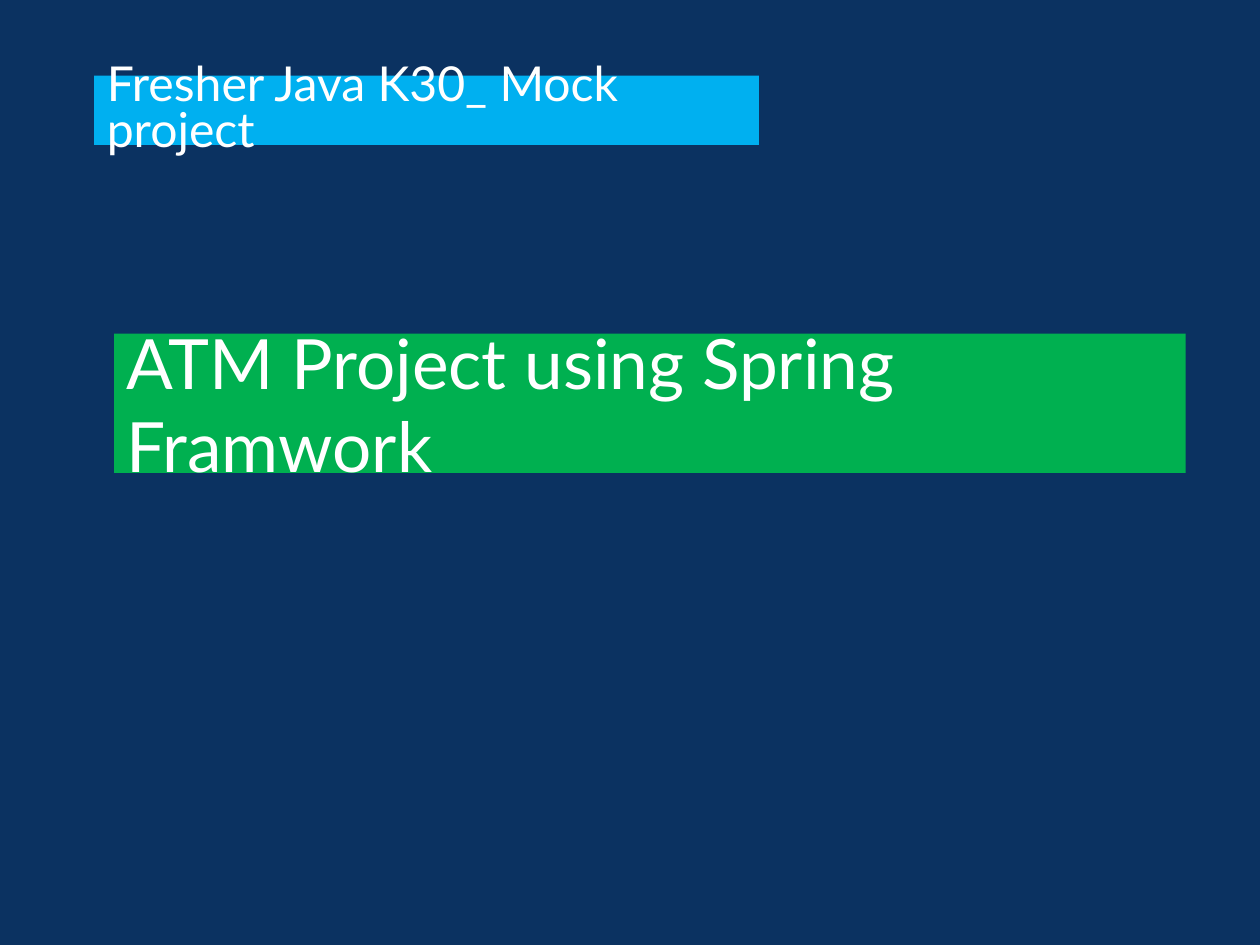
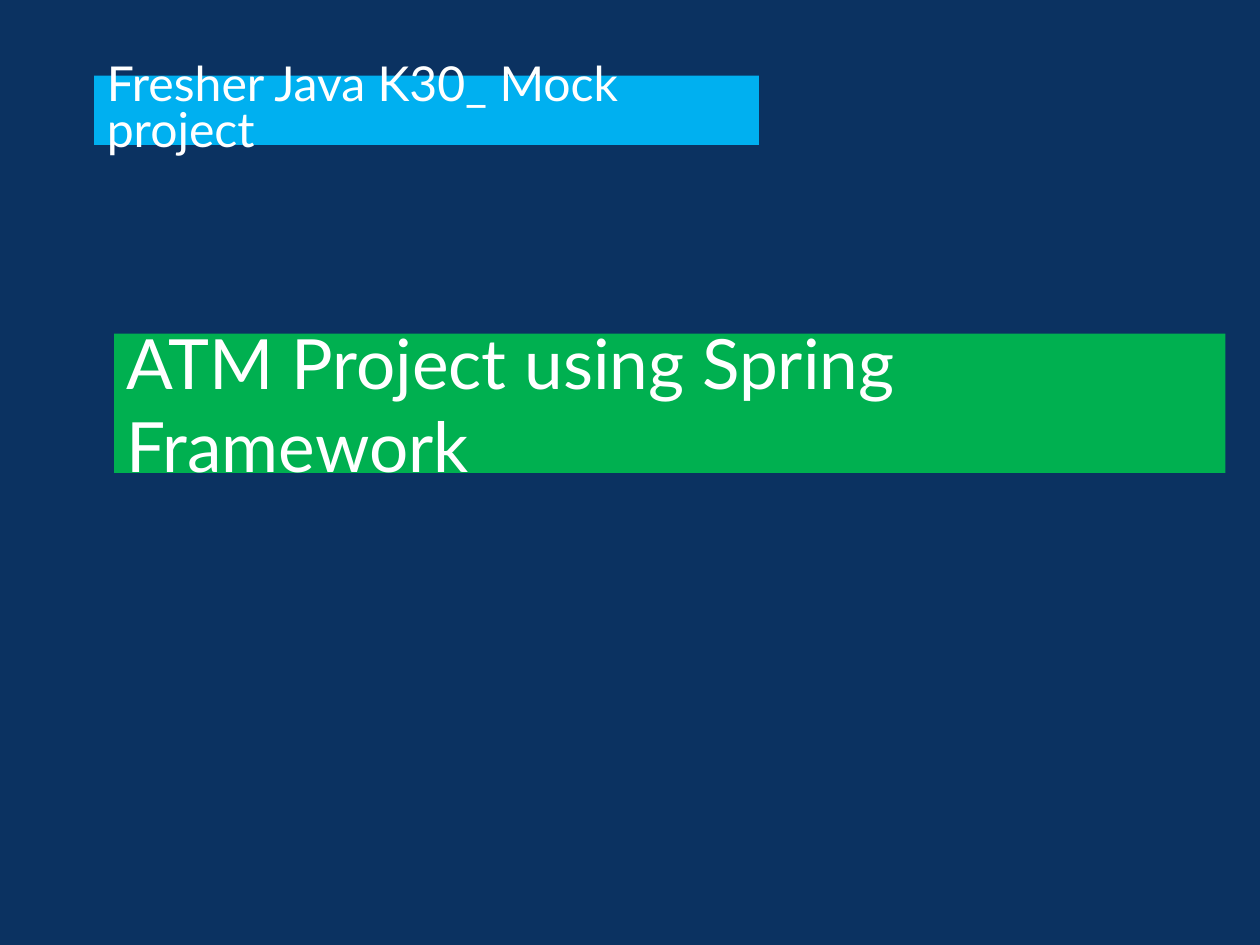
Before and after one commit to heartsmile/ATM_HMPQ, a slide deck: slide 1 of doc/ATM slide.pptx. Drawn at 1260x945 pixels with LibreOffice and Linux fonts; fonts in the diff are those of the drawing; background and template pictures are left out. Boxes give left, top, right and bottom in pixels: in the first picture for what was removed or moved away, otherwise in the second. Text is boxed around its words. In the diff, an @@ line names an element or a change of style, - is before the commit and + after.

```diff
--- a/doc/ATM slide.pptx
+++ b/doc/ATM slide.pptx
@@ title "ATM Project using Spring Framework": place and size @@
-title "ATM Project using Spring Framework" at bbox=[115, 334, 1186, 474]
+title "ATM Project using Spring Framework" at bbox=[115, 334, 1226, 474]
@@ title at bbox=[127, 329, 894, 485]: text changed @@
-ATM Project using Spring Framwork
+ATM Project using Spring Framework
```
Also in this commit, not shown: 3 other slides changed, 12 slides added, 2 slides removed.
